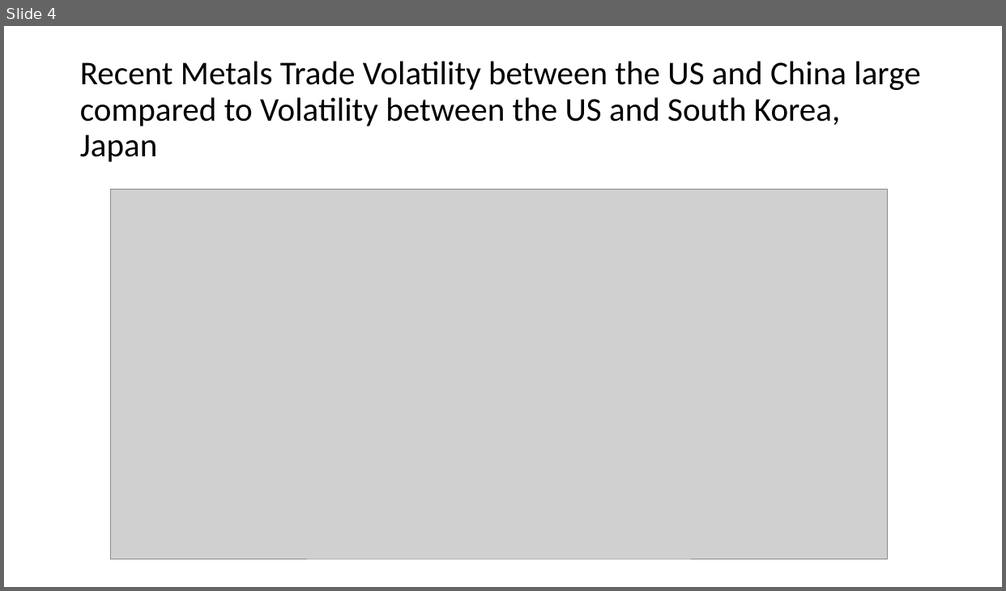
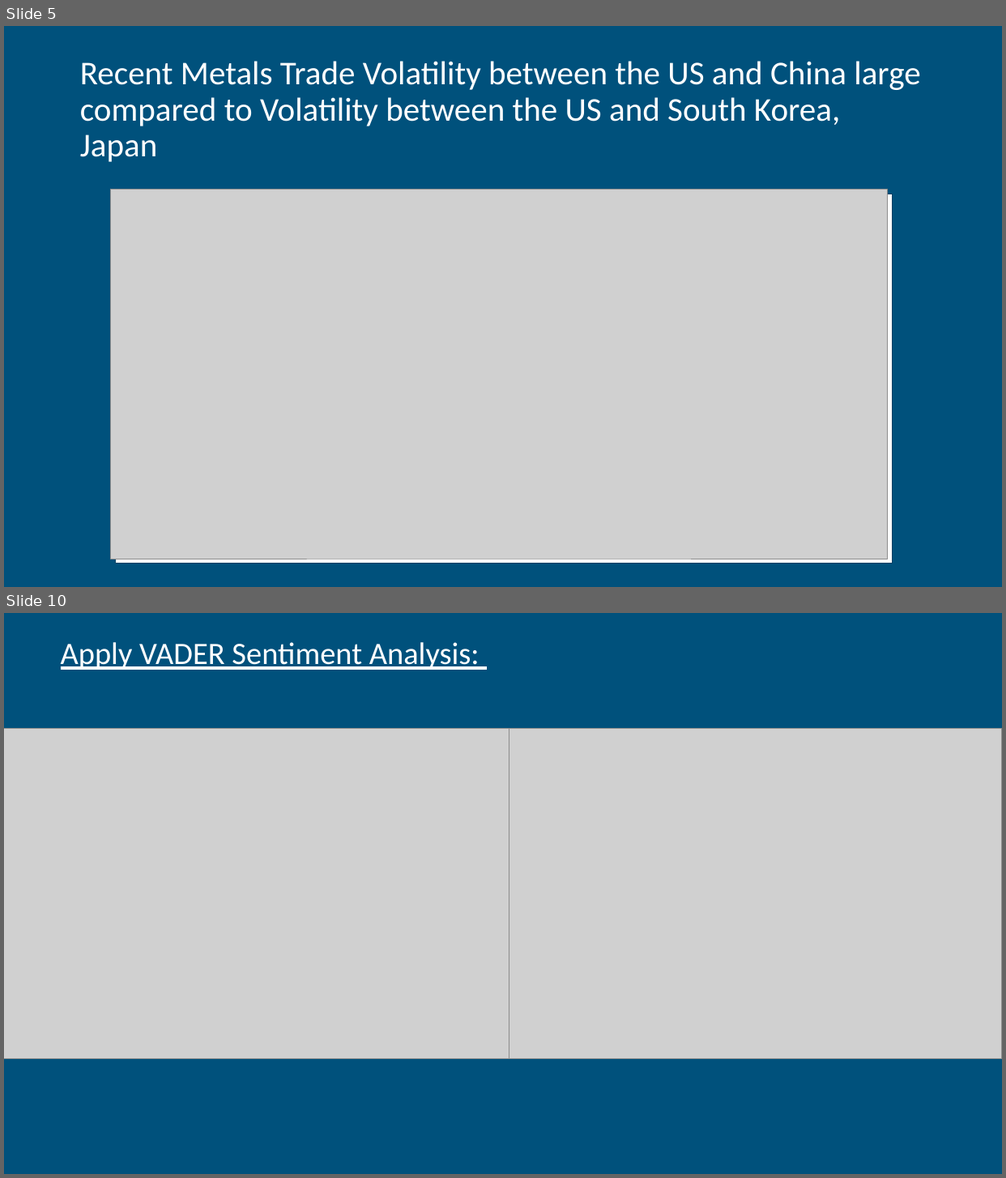
Before and after one commit to christinamarpar/GW-project-1, a slide deck: TradePres_v1.pptx. Shown one above the other, each under a label of ours: slide 4 before the commit, slides 5 and 10 after it; the slides between them are not shown. The pictures are 1006x591 and 1006x1178 pixels, drawn with LibreOffice and Linux fonts; fonts in the diff are those of the drawing; grey boxes stand for pictures. Boxes give left, top, right and bottom in pixels: in the first picture for what was removed or moved away, otherwise in the second. Text is boxed around its words. In the diff, an @@ line names an element or a change of style, - is before the commit and + after.

```diff
--- a/TradePres_v1.pptx
+++ b/TradePres_v1.pptx
@@ slide 10 added at bbox=[4, 613, 1002, 1174], background #00517C @@
@@ text added at bbox=[61, 642, 479, 670], 30 pt, text #FFFFFF, underline @@
+Apply VADER Sentiment Analysis:
@@ picture added at bbox=[4, 729, 547, 1059] @@
@@ picture added at bbox=[509, 729, 1002, 1059] @@
@@ what was slide 4 is now slide 5 @@
@@ slide 5 changed as well @@
@@ background #FFFFFF to #00517C @@
@@ title "Recent Metals Trade Volatility between ..." at bbox=[80, 61, 920, 162]: text colour #000000 to #FFFFFF @@
@@ rectangle added at bbox=[115, 194, 892, 565], fill #FFFFFF, outline #004065 0.75 pt @@
```
Also in this commit, not shown: 3 other slides changed, 7 other slides added, 8 other files.
